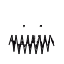
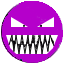
Before/after of a 64 × 64 layered artwork. What changed in the layer stack:
showed "Shape 1 copy" over box(37, 17, 54, 27)
showed "Shape 1" over box(11, 17, 28, 27)
showed "Layer 0" over box(1, 1, 63, 63)
